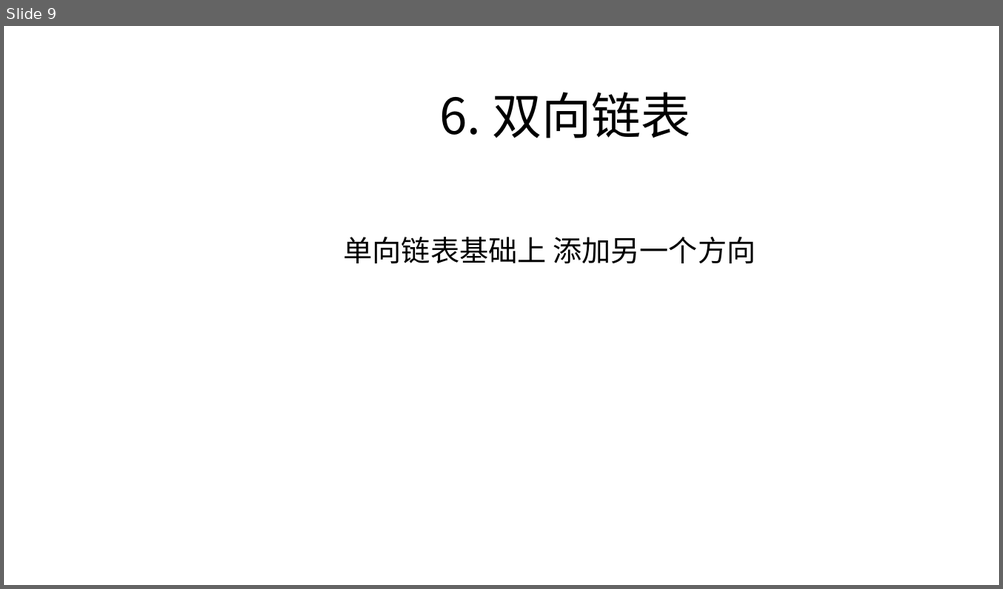
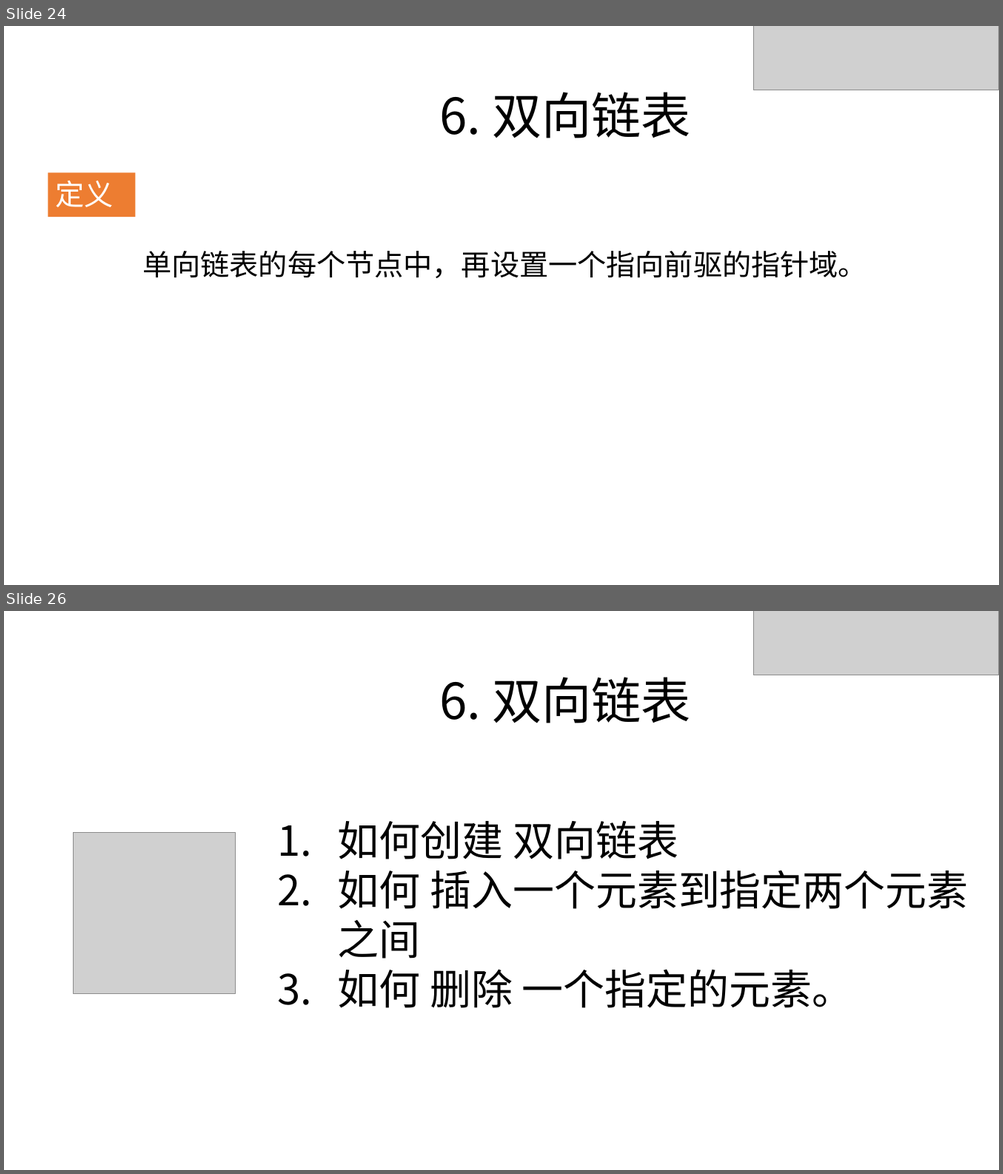
Before and after one commit to zjyesir/hmc_data_structure, a slide deck: 2.线性表.pptx. Shown one above the other, each under a label of ours: slide 9 before the commit, slides 24 and 26 after it; the slides between them are not shown. The pictures are 1003x589 and 1003x1174 pixels, drawn with LibreOffice and Linux fonts; fonts in the diff are those of the drawing; grey boxes stand for pictures; background and template pictures are left out. Boxes give left, top, right and bottom in pixels: in the first picture for what was removed or moved away, otherwise in the second. Text is boxed around its words. In the diff, an @@ line names an element or a change of style, - is before the commit and + after.

```diff
--- a/2.线性表.pptx
+++ b/2.线性表.pptx
@@ slide 26 added at [4, 611, 999, 1170], background picture (left out) @@
@@ picture added at [754, 611, 999, 675] @@
@@ text added at [439, 677, 691, 723], 48 pt, text #000000 @@
+6. 双向链表
@@ picture added at [74, 832, 236, 994] @@
@@ text added at [338, 821, 967, 1008], 40 pt, text #000000 @@
+1. 如何创建 双向链表
+2. 如何 插入一个元素到指定两个元素之间
+3. 如何 删除 一个指定的元素。
@@ what was slide 9 is now slide 24 @@
@@ slide 24 changed as well @@
@@ picture added at [754, 26, 999, 90] @@
@@ rectangle added at [48, 173, 135, 217], fill #ED7D31, 28 pt, text #FFFFFF @@
+定义
@@ text at [142, 251, 867, 278]: text changed @@
-单向链表基础上 添加另一个方向
+单向链表的每个节点中，再设置一个指向前驱的指针域。
```
Also in this commit, not shown: 8 other slides changed, 18 other slides added, 3 slides removed, 9 other files.
